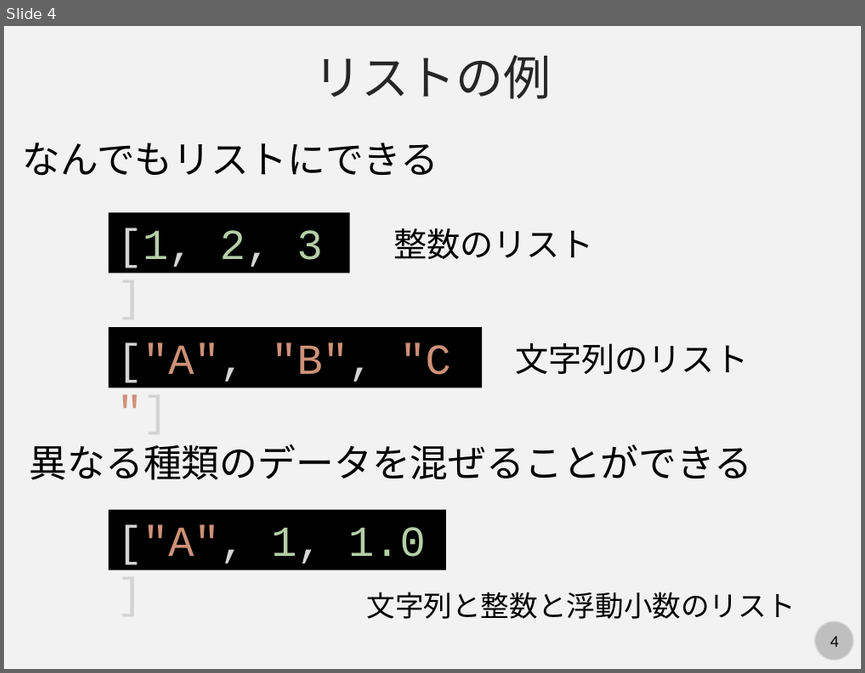
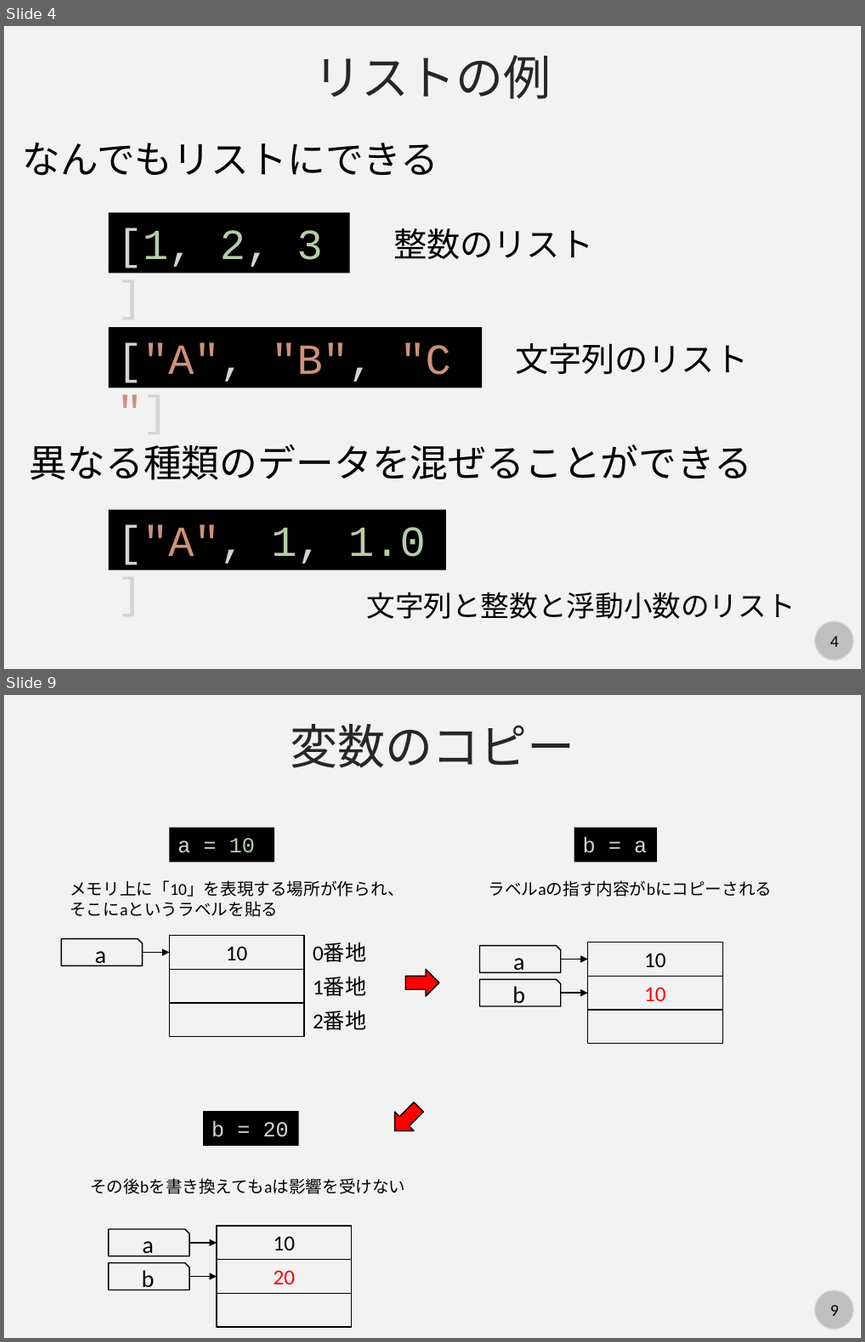
Before and after one commit to kaityo256/python_zero, a slide deck: list/fig/slide.pptx. Shown one above the other, each under a label of ours: slide 4 before the commit, slides 4 and 9 after it; the slides between them are not shown. The pictures are 865x673 and 865x1342 pixels, drawn with LibreOffice and Linux fonts; fonts in the diff are those of the drawing. Boxes give left, top, right and bottom in pixels: in the first picture for what was removed or moved away, otherwise in the second. Text is boxed around its words. In the diff, an @@ line names an element or a change of style, - is before the commit and + after.

```diff
--- a/list/fig/slide.pptx
+++ b/list/fig/slide.pptx
@@ slide 9 added at [4, 695, 861, 1338], background #F2F2F2; not listed: 2 template elements that a slide beside it also shows @@
@@ text added at [290, 724, 575, 768], 40 pt, text #262626 @@
+変数のコピー
@@ rectangle added at [170, 828, 275, 862], fill #000000, 18 pt, text #D4D4D4 @@
+a = 10
@@ rectangle added at [574, 828, 656, 862], fill #000000, 18 pt, text #D4D4D4 @@
+b = a
@@ text added at [69, 880, 404, 917], 14 pt, text #000000 @@
+メモリ上に「10」を表現する場所が作られ、そこにaというラベルを貼る
@@ text added at [488, 880, 772, 896], 14 pt, text #000000 @@
+ラベルaの指す内容がbにコピーされる
@@ snip rect added at [62, 938, 142, 965], outline #000000 1 pt, 20 pt, text #000000 @@
+a
@@ rectangle added at [170, 936, 304, 970], outline #000000 1 pt, 18 pt, text #000000 @@
+10
@@ text added at [313, 943, 366, 962], 18 pt, text #000000 @@
+0番地
@@ snip rect added at [479, 945, 560, 972], outline #000000 1 pt, 20 pt, text #000000 @@
+a
@@ rectangle added at [587, 941, 722, 975], outline #000000 1 pt, 18 pt, text #000000 @@
+10
@@ arrow added from (142, 952) to (170, 952), #000000 1 pt @@
@@ rectangle added at [170, 970, 304, 1003], outline #000000 1 pt @@
@@ right arrow added at [406, 970, 439, 996], fill #FF0000, outline #000000 1 pt @@
@@ arrow added from (561, 959) to (587, 959), #000000 1 pt @@
@@ text added at [313, 977, 366, 996], 18 pt, text #000000 @@
+1番地
@@ snip rect added at [479, 980, 560, 1006], outline #000000 1 pt, 20 pt, text #000000 @@
+b
@@ arrow added from (561, 993) to (587, 993), #000000 1 pt @@
@@ rectangle added at [587, 976, 722, 1009], outline #000000 1 pt, 18 pt, text #FF0000 @@
+10
@@ rectangle added at [170, 1003, 304, 1036], outline #000000 1 pt @@
@@ text added at [313, 1010, 366, 1030], 18 pt, text #000000 @@
+2番地
@@ rectangle added at [587, 1009, 722, 1043], outline #000000 1 pt @@
@@ right arrow added at [385, 1098, 427, 1140], fill #FF0000, outline #000000 1 pt @@
@@ rectangle added at [203, 1111, 299, 1145], fill #000000, 18 pt, text #D4D4D4 @@
+b = 20
@@ text added at [90, 1178, 405, 1194], 14 pt, text #000000 @@
+その後bを書き換えてもaは影響を受けない
@@ snip rect added at [109, 1229, 189, 1255], outline #000000 1 pt, 20 pt, text #000000 @@
+a
@@ rectangle added at [216, 1225, 351, 1259], outline #000000 1 pt, 18 pt, text #000000 @@
+10
@@ arrow added from (190, 1242) to (216, 1242), #000000 1 pt @@
@@ snip rect added at [109, 1262, 189, 1289], outline #000000 1 pt, 20 pt, text #000000 @@
+b
@@ arrow added from (190, 1276) to (216, 1276), #000000 1 pt @@
@@ rectangle added at [216, 1259, 351, 1293], outline #000000 1 pt, 18 pt, text #FF0000 @@
+20
@@ rectangle added at [216, 1293, 351, 1327], outline #000000 1 pt @@
```
Also in this commit, not shown: 2 slides changed, 6 other slides added, 2 other files.
